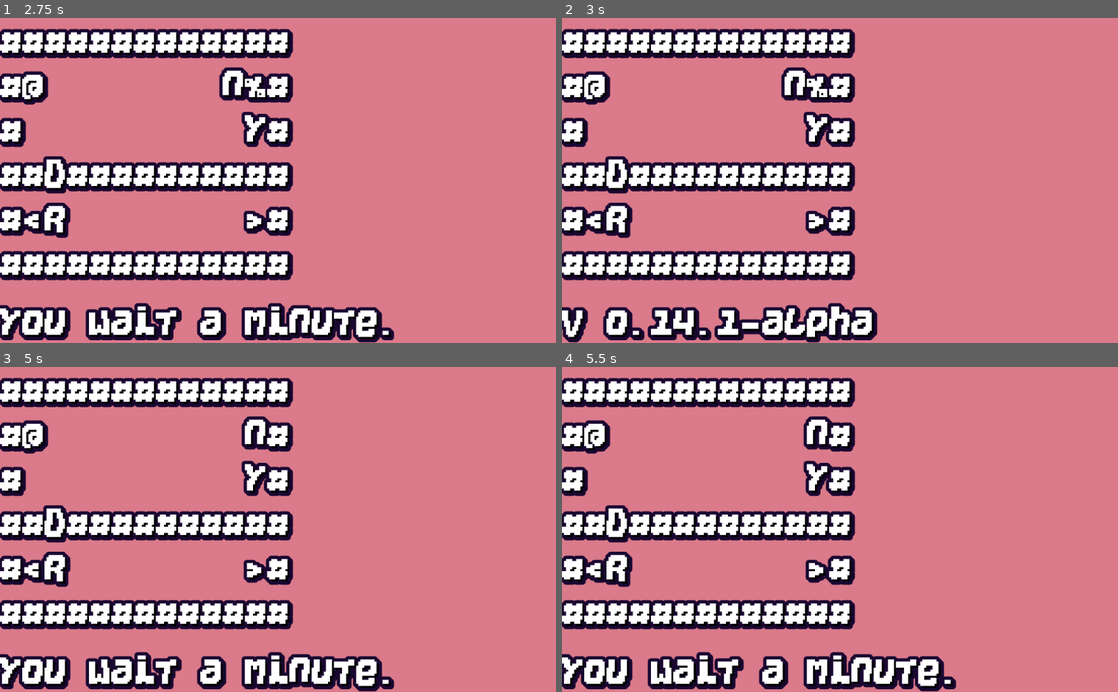
Above: before the commit, frames 1-4 (two rows, left to right).
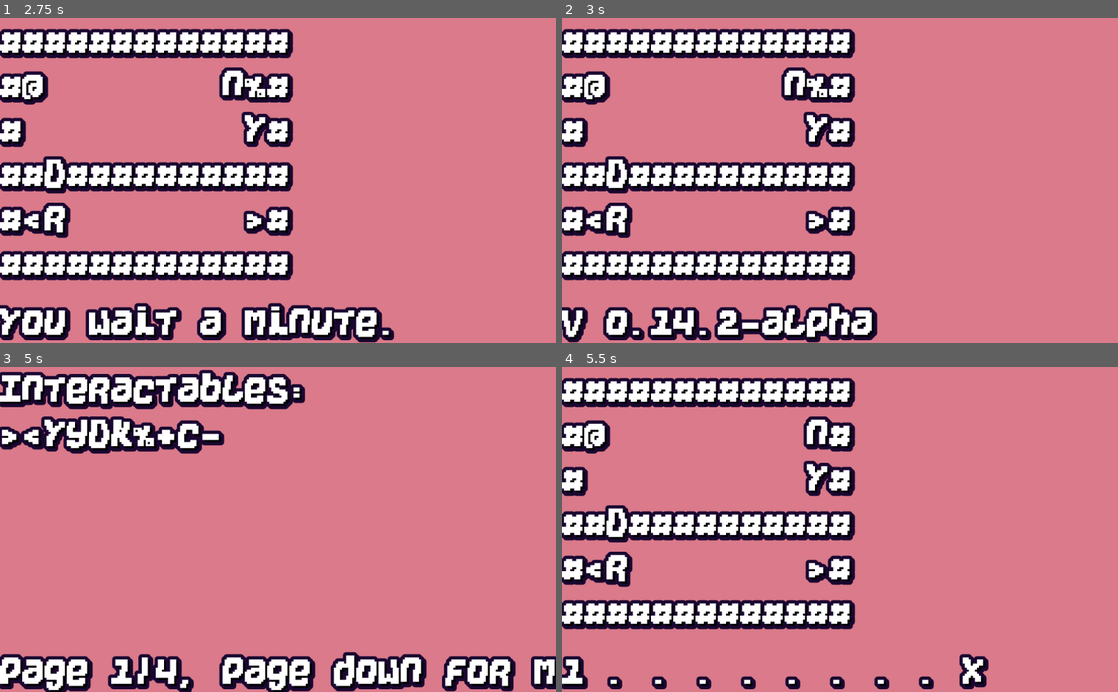
Above: after the commit, the same moments.

Repository: KaizNike/Defeating-User-Built-Dungeon
Game: Godot game, scene res://Main.tscn
The game is run twice, just before and just after one commit, with the same random seed, the same clock (stepped at 60 frames per second) and the same inputs.
Inputs (mouse positions are in pixels of both pictures, inside the frame that each line leads up to):
- Up to frame 1 (2.75 s): tap Enter at 0.5 s; move the mouse to (400, 164) at 0.52 s; hold Keypad 6 (fire_right) 0.53-1.28 s; hold . (wait) 0.53-1.28 s; tap R (reset) at 1.25, 2 s; move the mouse to (166, 196) at 1.27 s; hold Page Down (ui_page_down) 1.28-2.03 s; tap X (fire) at 1.35 s; tap . (wait) at 1.55, 2.3 s; move the mouse to (333, 109) at 2.02 s; hold Keypad 6 (fire_right) from 2.03 s (still down); hold Z (use_scroll) from 2.03 s (still down)
- Up to frame 2 (3 s): tap R (reset) at 2.75 s; move the mouse to (812, 245) at 2.77 s; release Keypad 6 (fire_right) at 2.78 s; release Z (use_scroll) at 2.78 s; hold Page Up (ui_page_up) from 2.78 s (still down); tap V (version_display) at 2.85 s
- Up to frame 3 (5 s): tap . (wait) at 3.05, 4.55 s; tap R (reset) at 3.5 s; move the mouse to (444, 578) at 3.52 s; release Page Up (ui_page_up) at 3.53 s; hold . (wait) 3.53-4.28 s; hold Keypad 4 (fire_left) from 3.53 s (still down); tap F1 (help) at 4.15 s; move the mouse to (111, 480) at 4.27 s; tap Shift at 4.35 s; tap F2 (tile_help, bound only after the commit) at 4.9 s
- Up to frame 4 (5.5 s): move the mouse to (867, 529) at 5.02 s; release Keypad 4 (fire_left) at 5.03 s; hold Page Down (ui_page_down) from 5.03 s (still down); hold . (wait) from 5.03 s (still down)

Frame 1 is identical in both runs. In frame 2, 0.1% of the frame differs, in the area x 27-33%, y 89-96%; in frame 3, 28%, in the area x 0-100%, y 0-100%; in frame 4, 6.4%.

Commit message:
v0.14.2 - Tiles List
New hotkey, "F2" or '"'
Automated text for all accepted tiles, even ones not coded yet.

Diff:
--- a/Defeating User Built Dungeon/Main.gd
+++ b/Defeating User Built Dungeon/Main.gd
@@ -2,8 +2,8 @@
 extends Node
 
 # Major, Minor, Patch
-var version = [0, 14, 1, "-alpha"]
-# Controls List (?) - Fix Inputs for HTML
+var version = [0, 14, 2, "-alpha"]
+# Tiles List with F2 or "
 
 # Future ideas - Friendly or neutral mobs, ghosts (spawn in reused rooms where player died), Pets
 
@@ -214,6 +214,8 @@
 #		Copy current level to editor
 		if textEdit.visible:
 			textEdit.text = levelLabel.text
+			if not game_array:
+				textEdit.text = ""
 	if event.is_action_pressed("save_level") and textEdit.visible:
 #		Save level and present
 		var take = _clean_pasted_text(textEdit.text)
@@ -243,7 +245,7 @@
 				_show_inv(currentPageShown - 1)
 		return
 #		WORKING ON
-	elif (waiting and waitingOn == "Help") and (event.is_action_pressed("ui_page_down") or event.is_action_pressed("ui_page_up")):
+	elif (waiting and waitingOn == "Help" or waitingOn == "Tile Help") and (event.is_action_pressed("ui_page_down") or event.is_action_pressed("ui_page_up")):
 		if event.is_action_pressed("ui_page_down"):
 			if currentPageShown == numOfPages:
 				_show_help(currentPageShown)
@@ -267,6 +269,13 @@
 	if event.is_action_pressed("help"):
 		waiting = true
 		waitingOn = "Help"
+		print(waitingOn)
+		currentPageShown = 1
+		_show_help(currentPageShown)
+		return
+	if event.is_action_pressed("tile_help"):
+		waiting = true
+		waitingOn = "Tile Help"
 		print(waitingOn)
 		currentPageShown = 1
 		_show_help(currentPageShown)
@@ -460,7 +469,7 @@
 					return
 				index += 1
 			if currentRoom > -1:
-				levelLabel.text = "Press '~' to enter level editor, or drag'n'drop or copy'n'paste a level in!"
+				levelLabel.text = "Press '~' or 'L' to enter level editor (Ctrl+S to save), or drag'n'drop or copy'n'paste a level in!"
 				if OS.get_name() == "HTML5":
 					levelLabel.text += " On web you may need to use the browser's Edit -> Paste."
 				statusLabel.text = "World is empty."
@@ -978,19 +987,44 @@
 	numOfPages = 4
 	var text = ""
 	var altText = ""
-	match shownPage:
-		1:
-			text += "Movement:\nNorth: W, Up Arrow\nSouth: S, Down Arrow\nWest: A, Left Arrow\nEast: D, Right Arrow\nWait: . 'Period'"
-			altText += "Page 1/4, Page down for more"
-		2:
-			text += "Items:\nOpen Inventory: I\nHeal: + 'Plus'\nScroll: Z\nFire: X + Keypad"
-			altText += "Page 2/4, Page down for more"
-		3:
-			text += "Level editing:\nEnter level editor: L or ~ 'Tilde'\nSave level: Ctrl + S\nPaste Level: Ctrl + V"
-			altText += "Page 3/4, Page down for more"
-		4:
-			text += "System:\nQuit: Esc\nReset Level: R\nRestart Game: Shift + R\nDark Mode: Shift + D\nVersion Display: V"
-			altText += "Page 4/4, Page up for more"
+	if waitingOn == "Help":
+		match shownPage:
+			1:
+				text += "Movement:\nNorth: W, Up Arrow\nSouth: S, Down Arrow\nWest: A, Left Arrow\nEast: D, Right Arrow\nWait: . 'Period'"
+				altText += "Page 1/4, Page down for more"
+			2:
+				text += "Items:\nOpen Inventory: I\nHeal: + 'Plus'\nScroll: Z\nFire: X + Keypad"
+				altText += "Page 2/4, Page down for more"
+			3:
+				text += "Level editing:\nEnter level editor: L or ~ 'Tilde'\nSave level: Ctrl + S\nPaste Level: Ctrl + V"
+				altText += "Page 3/4, Page down for more"
+			4:
+				text += "System:\nQuit: Esc\nReset Level: R\nRestart Game: Shift + R\nDark Mode: Shift + D\nVersion Display: V"
+				altText += "Page 4/4, Page up for more"
+	elif waitingOn == "Tile Help":
+		match shownPage:
+			1:
+				text += "Interactables:\n"
+				for Char in INTERACTS:
+					text += Char
+				altText += "Page 1/4, Page down for more"
+			2:
+				text += "Collidables:\n"
+				for Char in COLLIDES:
+					text += Char
+				altText += "Page 2/4, Page down for more"
+			3:
+				text += "Beings:\n"
+				for Char in ENTITIES:
+					text += Char
+				altText += "Page 3/4, Page down for more"
+			4:
+				text += "Weapons:\n"
+				for Char in WEAPONS:
+					text += Char
+				for Char in RANGED:
+					text += Char
+				altText += "Page 4/4, Page up for more"
 	print(text)
 	levelLabel.text = text
 	statusLabel.text = altText
--- a/Defeating User Built Dungeon/Main.tscn
+++ b/Defeating User Built Dungeon/Main.tscn
@@ -52,6 +52,7 @@
 visible = false
 anchor_right = 1.0
 anchor_bottom = 1.0
+hint_tooltip = "Exit with ~ or L then Press F2 or \" for Tiles"
 custom_fonts/font = ExtResource( 2 )
 text = "######################
 #@            <#>    #
--- a/Defeating User Built Dungeon/project.godot
+++ b/Defeating User Built Dungeon/project.godot
@@ -138,6 +138,12 @@
 , Object(InputEventKey,"resource_local_to_scene":false,"resource_name":"","device":0,"alt":false,"shift":false,"control":false,"meta":false,"command":false,"pressed":false,"scancode":16777244,"physical_scancode":0,"unicode":0,"echo":false,"script":null)
  ]
 }
+tile_help={
+"deadzone": 0.5,
+"events": [ Object(InputEventKey,"resource_local_to_scene":false,"resource_name":"","device":0,"alt":false,"shift":false,"control":false,"meta":false,"command":false,"pressed":false,"scancode":0,"physical_scancode":16777245,"unicode":0,"echo":false,"script":null)
+, Object(InputEventKey,"resource_local_to_scene":false,"resource_name":"","device":0,"alt":false,"shift":true,"control":false,"meta":false,"command":false,"pressed":false,"scancode":0,"physical_scancode":39,"unicode":0,"echo":false,"script":null)
+ ]
+}
 
 [physics]
 
